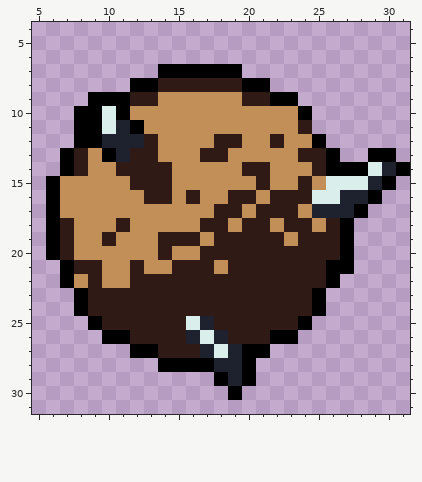
Two states of a pixel-art sprite, sprites/asteroid/asteroid_rotate_4.png. Above: the version before the commit.
The file is 32x32 pixels. Shown: x 5..31, y 4..31.
After:
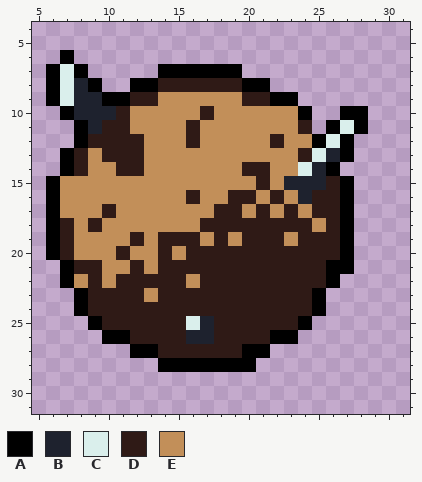
Palette (. is transparent): A #000000  B #1e222e  C #daefec  D #2f1a16  E #c28f59
Change:
@@ x 5..31 @@
  5 ...........................
- 6 ...........................
- 7 .........AAAAAA............
- 8 .......AADDDDDDAA..........
- 9 ....AAADDEEEEEEDDAA........
-10 ...AACAEEEEEEEEEEEEA.......
-11 ...AACBAEEEEEEEEEEED.......
-12 ...AABBBDEEEEDDEEDEEA......
-13 ..ADEABDDEEEDDEEEEEDDA..AA.
-14 ..ADEEDDDDEEEEEDDEEEDAAACBA
-15 .AEEEEEDDDEEEEEEDEEDECCCBA.
-16 .AEEEEEEDDEDEEDDEDDDCCBBA..
-17 .AEEEEEEEEEEEDDEDDDEBBBA...
-18 .ADEEEDEEEEEDDEDDEDDEDA....
-19 .ADEEDEEEDDDEDDDDDEDDDA....
-20 .ADEEEEEEDEEDDDDDDDDDDA....
-21 ..ADDEEDEEDDDEDDDDDDDAA....
-22 ..AEDEEDDDDDDDDDDDDDDA.....
-23 ...ADDDDDDDDDDDDDDDDA......
+ 6 ..A........................
+ 7 .ACA.....AAAAAA............
+ 8 .ACBA..AADDDDDDAA..........
+ 9 .ACBBAADDEEEEEEDDAA........
+10 ..ABBBDEEEEEDEEEEEEA..AA...
+11 ...ABDDEEEEDEEEEEEED.ACA...
+12 ...ADDDDEEEDEEEEEDEEACA....
+13 ..ADEDDDEEEEEEEEEEEDCBA....
+14 ..ADEEDDEEEEEEEDDEECBA.....
+15 .AEEEEEEEEEEEEEEDEBBBDA....
+16 .AEEEEEEEEEDEEDDEDEBDDA....
+17 .AEEEDEEEEEEEDDEDEDEDDA....
+18 .ADEDEEEEEEEDDDDDDDDEDA....
+19 .ADEEEEDEDDDEDEDDDEDDDA....
+20 .ADEEEDEEDEDDDDDDDDDDDA....
+21 ..ADDEEDEDDDDDDDDDDDDAA....
+22 ..AEDEDDDDDEDDDDDDDDDA.....
+23 ...ADDDDEDDDDDDDDDDDA......
 24 ...ADDDDDDDDDDDDDDDDA......
 25 ....ADDDDDDCBDDDDDDA.......
-26 .....AADDDDBCBDDDAA........
-27 .......AADDDBCBAA..........
-28 .........AAAABBA...........
-29 .............ABA...........
-30 ..............A............
+26 .....AADDDDBBDDDDAA........
+27 .......AADDDDDDAA..........
+28 .........AAAAAAA...........
+29 ...........................
+30 ...........................
 31 ...........................
